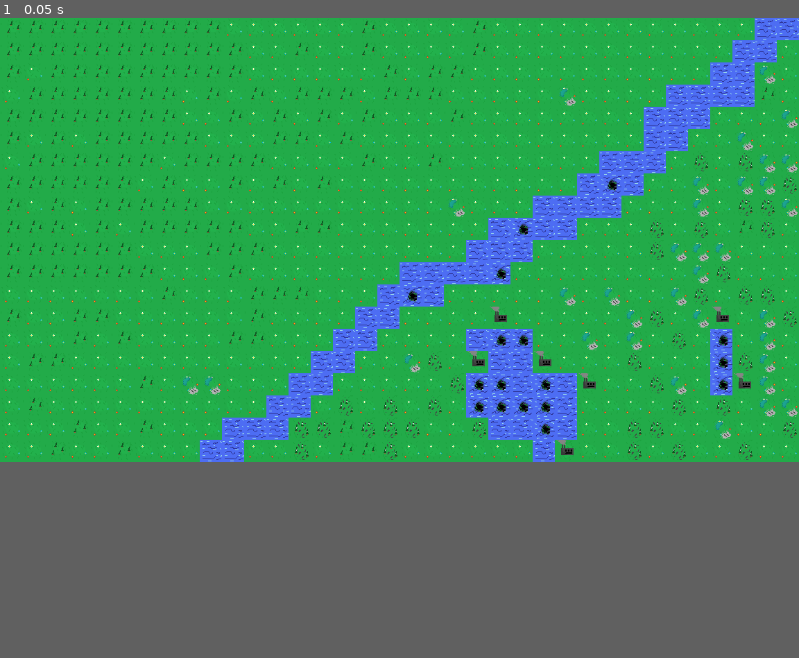
Above: before the commit, frame 1.
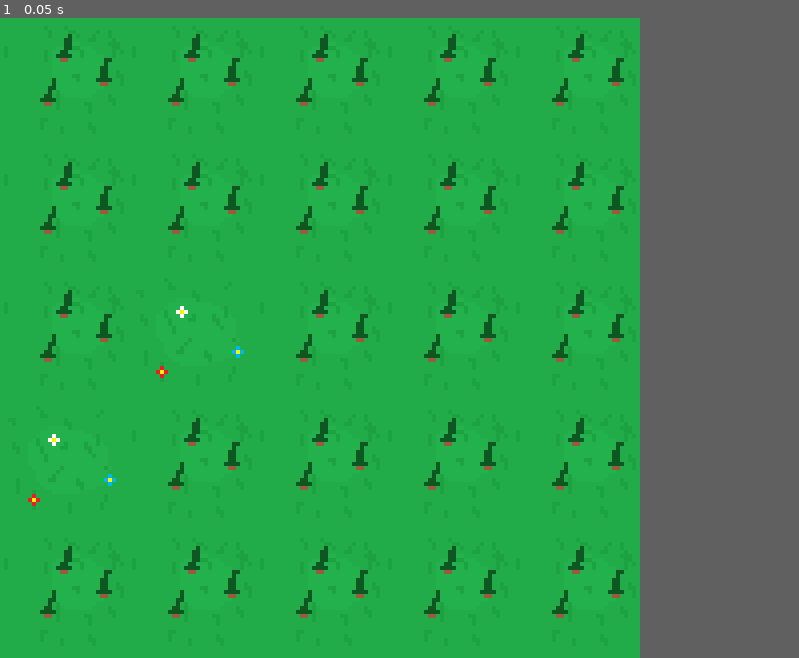
Above: after the commit, the same moment.

Repository: RuroXren/plant_pioneer
Game: Godot game, scene res://Scenes/world.tscn
Two runs of this game, one before a commit and one after it. Both use one fixed random seed, a clock stepped at 60 frames per second and the inputs below.
Inputs:
- Up to frame 1 (0.05 s): no input
In our replay, the window is 799x444 before the commit and 640x640 after it. These sizes can differ from the game's own. Grey fills any space a smaller window leaves; there, only what the larger window draws over its background counts as a difference.

The runs differ from the first frame. In frame 1, 14% of the frame differs, in the area x 0-100%, y 0-94%.

Commit message:
Just сhanged it a bit

Diff:
--- a/project.godot
+++ b/project.godot
@@ -18,8 +18,11 @@
 
 [display]
 
-window/size/viewport_height=640
-window/size/resizable=false
+window/size/viewport_width=160
+window/size/viewport_height=160
+window/size/window_width_override=640
+window/size/window_height_override=640
+window/stretch/mode="canvas_items"
 
 [rendering]
 
